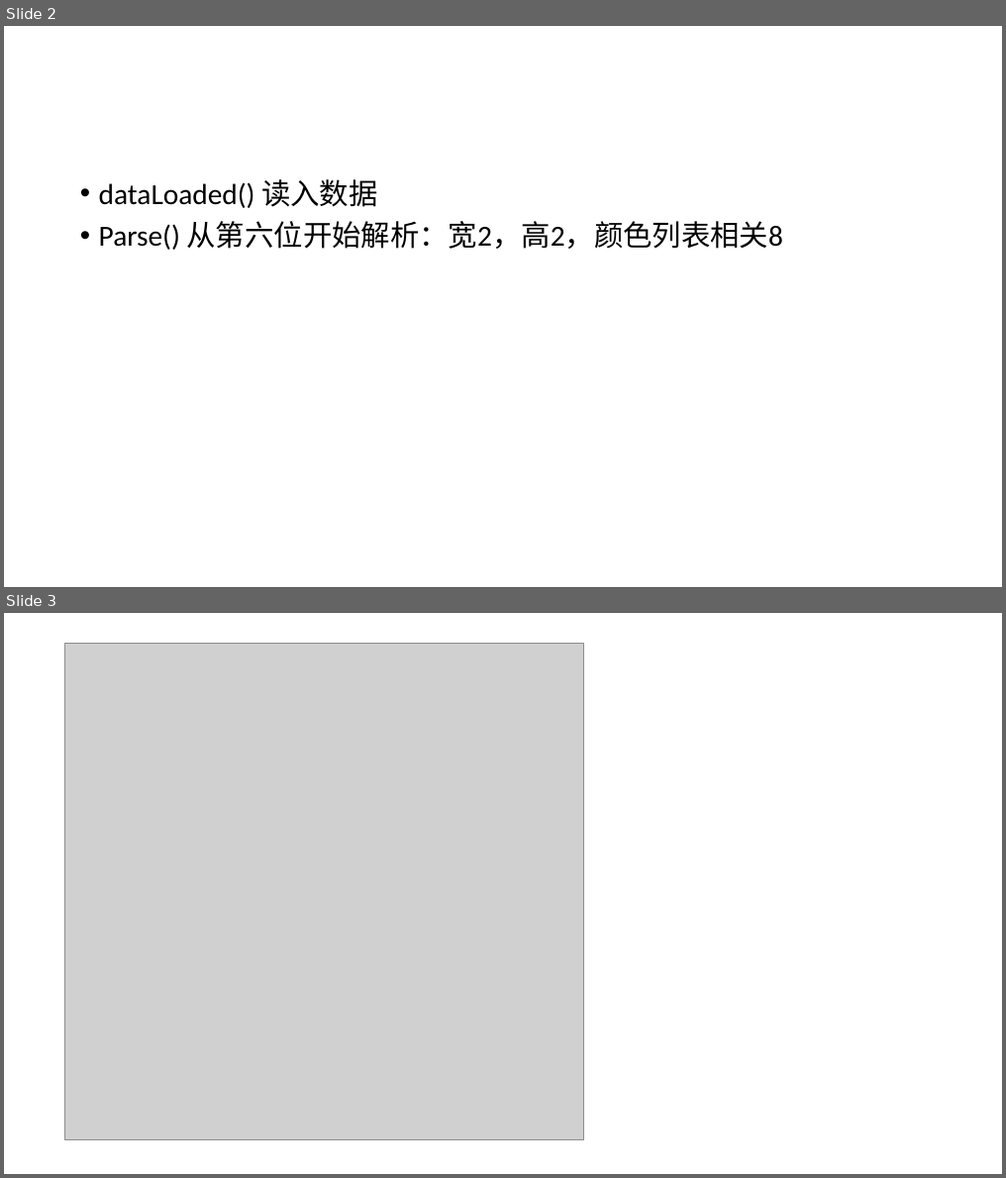
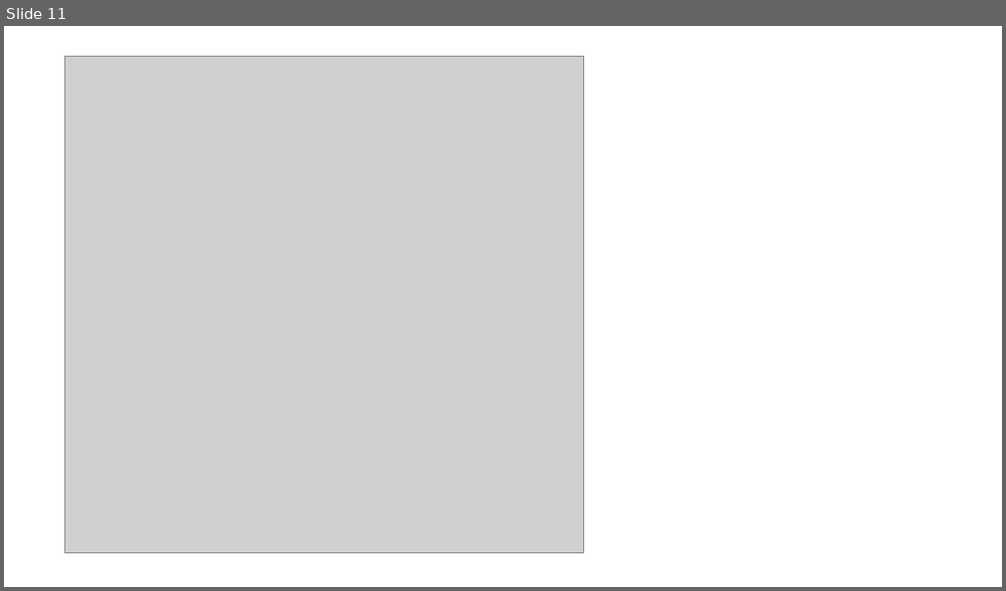
Before and after one commit to philipdeng/gifparse, a slide deck: aboutgif.pptx. Shown one above the other, each under a label of ours: slides 2 and 3 before the commit, slide 11 after it. The pictures are 1006x1178 and 1006x591 pixels, drawn with LibreOffice and Linux fonts; fonts in the diff are those of the drawing; grey boxes stand for pictures. Boxes give left, top, right and bottom in pixels: in the first picture for what was removed or moved away, otherwise in the second. Text is boxed around its words. In the diff, an @@ line names an element or a change of style, - is before the commit and + after.

```diff
--- a/aboutgif.pptx
+++ b/aboutgif.pptx
@@ slide 2 removed at box(4, 26, 1002, 587), background #FFFFFF @@
@@ text removed at box(99, 179, 783, 250) @@
-• dataLoaded() 读入数据
-• Parse() 从第六位开始解析：宽2，高2，颜色列表相关8
@@ what was slide 3 is now slide 11 @@
```
Also in this commit, not shown: 1 slide changed, 12 slides added, 1 other slide removed, 5 other files.
